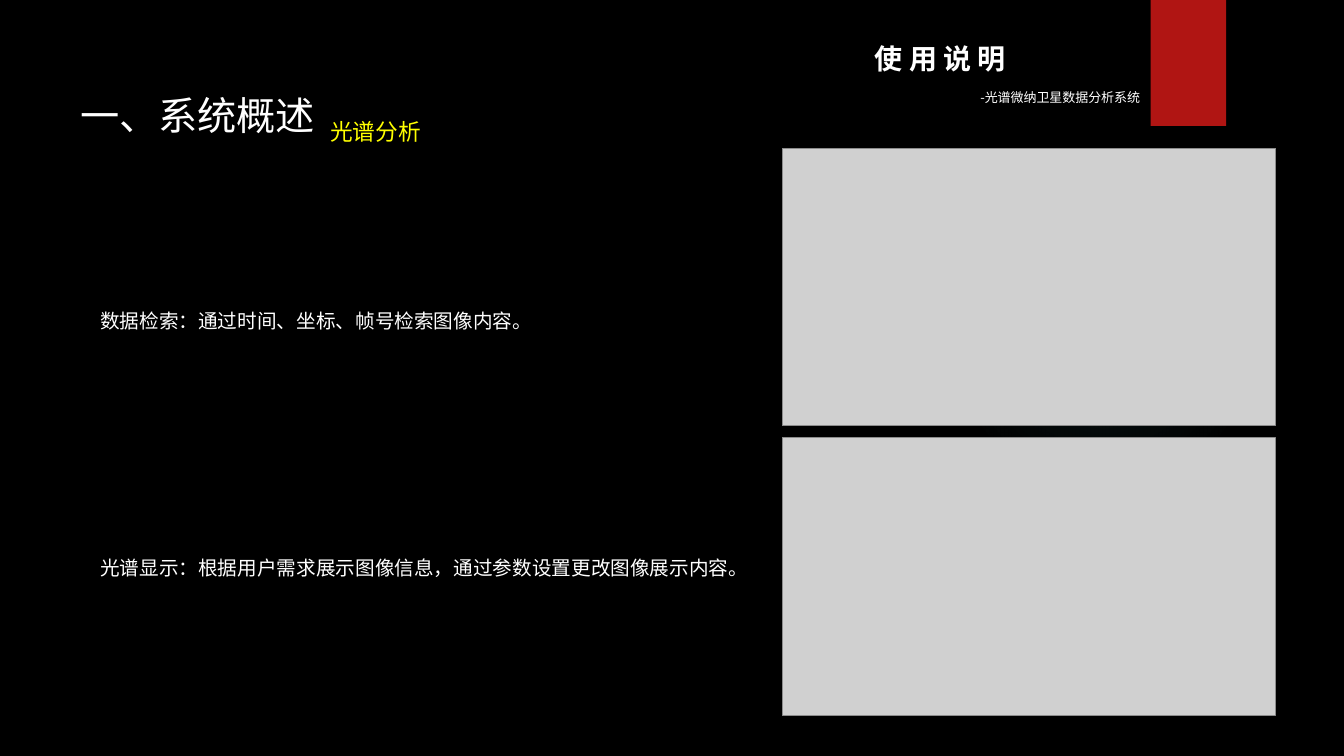
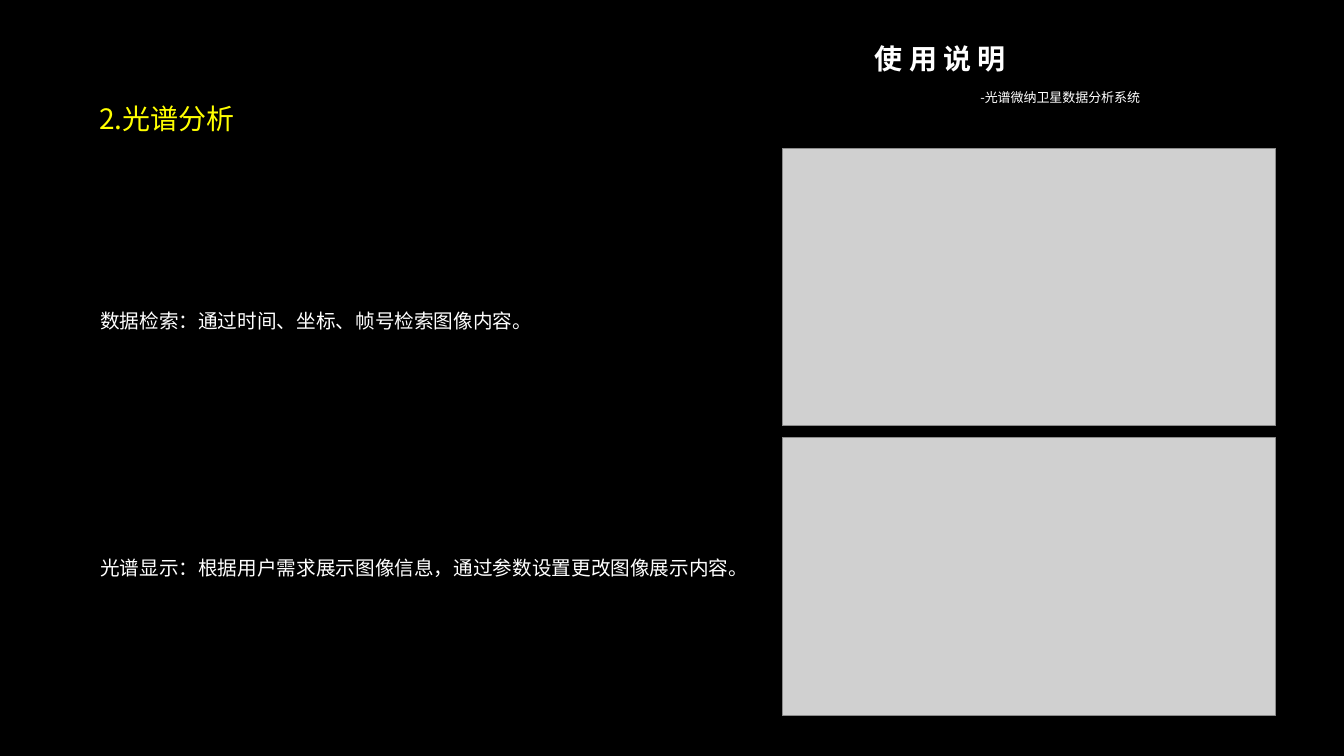
Before and after one commit to Levikov/Spectra, a slide deck: slide 7 of Spectra/image/Spectra使用说明&演示.pptx. Drawn at 1344x756 pixels with LibreOffice and Linux fonts; fonts in the diff are those of the drawing; grey boxes stand for pictures; background and template pictures are left out. Boxes give left, top, right and bottom in pixels: in the first picture for what was removed or moved away, otherwise in the second. Text is boxed around its words. In the diff, an @@ line names an element or a change of style, - is before the commit and + after.

```diff
--- a/Spectra/image/Spectra使用说明&演示.pptx
+++ b/Spectra/image/Spectra使用说明&演示.pptx
@@ rectangle removed at (1150, 0, 1226, 126) @@
@@ text at (99, 105, 235, 132): text changed; size 28 to 20 pt; text colour #FFFFFF to #FFFF00 @@
-一、系统概述 光谱分析
+2.光谱分析
```
Also in this commit, not shown: 8 other slides changed, 16 slides added.
